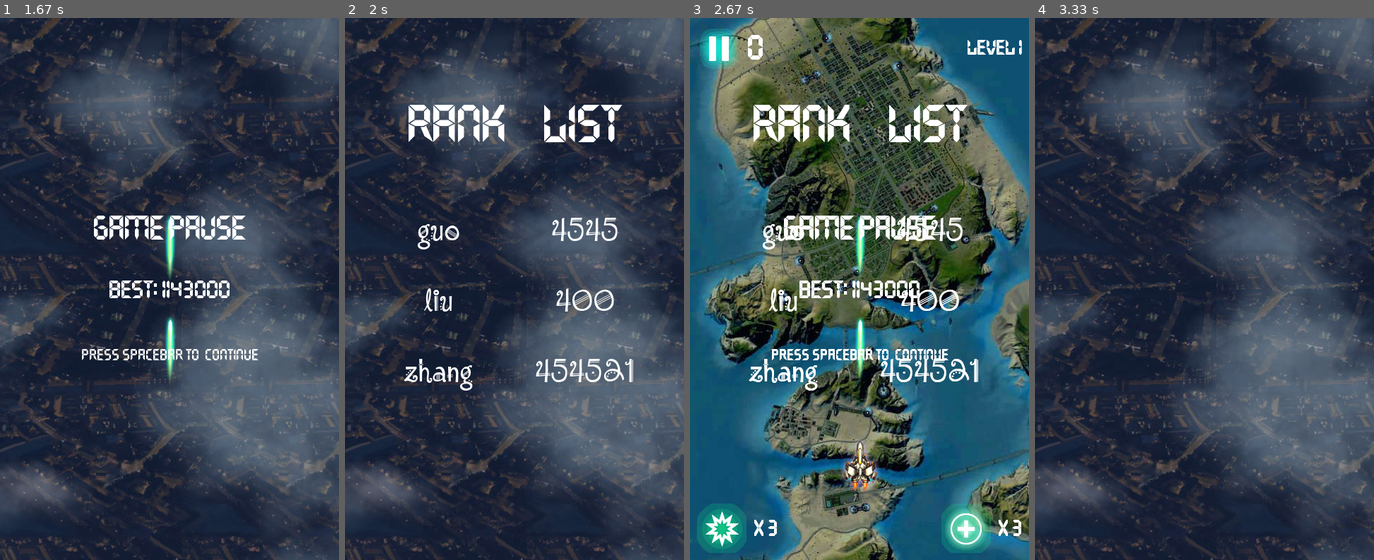
Above: before the commit, frames 1-4 (left to right).
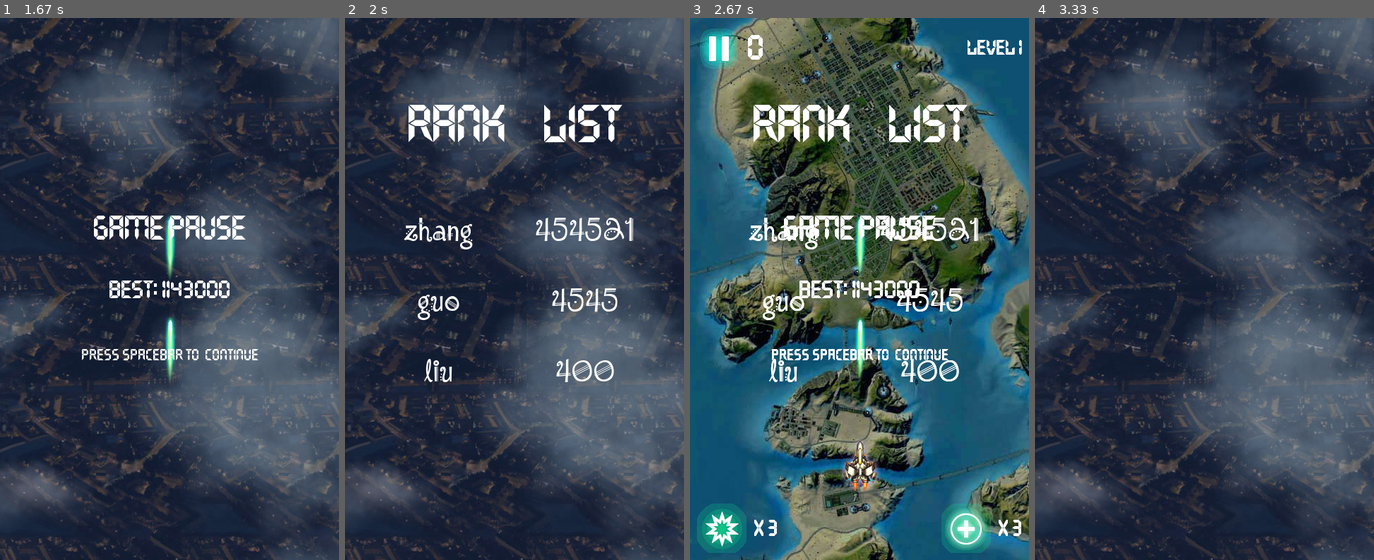
Above: after the commit, the same moments.

Repository: RookieStar6/pygame_plane
Game: pygame game, started from main.py
Same seed, same stepped clock (60 frames per second), same inputs: the game is played once before the commit and once after it.
Inputs (mouse positions are in pixels of both pictures, inside the frame that each line leads up to):
- Up to frame 1 (1.67 s): press the mouse at (169, 289) at 0.37 s; move the mouse to (166, 316) at 0.47 s; release the mouse at (166, 348) at 0.6 s; tap Space at 0.67, 1.07, 1.37 s; press the mouse at (169, 289) at 1.6 s
- Up to frame 2 (2 s): move the mouse to (514, 202) at 1.7 s; release the mouse at (514, 115) at 1.83 s; press the mouse at (514, 326) at 1.93 s
- Up to frame 3 (2.67 s): move the mouse to (879, 229) at 2.03 s; release the mouse at (903, 131) at 2.17 s; press the mouse at (859, 289) at 2.27 s; move the mouse to (808, 299) at 2.37 s; release the mouse at (757, 310) at 2.5 s; click (740, 196) at 2.62 s
- Up to frame 4 (3.33 s): press the mouse at (1204, 326) at 2.93 s; move the mouse to (1163, 364) at 3.03 s; release the mouse at (1123, 408) at 3.17 s; press the mouse at (1204, 289) at 3.27 s

Frame 1 is identical in both runs. In frame 2, 2.9% of the frame differs, in the area x 17-85%, y 36-69%; in frame 3, 2.7%; in frame 4, nothing differs.

Commit message:
排名倒序功能

Diff:
--- a/game_hud.py
+++ b/game_hud.py
@@ -109,8 +109,7 @@
             value = line.strip().split(':')
             map[value[0]] = value[1]
         fr.close()
-        list = sorted(map.items(),key=lambda x:x[0],reverse=False)
-        print(map)
+        list = sorted(map.items(), key=lambda x: x[1], reverse=True)
         print(list)
         return list
 
--- a/main.py
+++ b/main.py
@@ -81,6 +81,7 @@
         self.back_button_sprite.rect.centery, self.back_button_sprite.rect.centery = 20, 30
         self.help = Help()
         self.all_group.add(self.help)
+        self.click_flag=True
 
     def rest_game(self):
 
@@ -122,18 +123,22 @@
                         self.hud_panel = HUDpanel(self.all_group)
                         time.sleep(0.1)
                     # Initialize
-                    self.create_enemies()
-                    self.create_supply()
-                    self.all_group.remove(self.menu)
+                    if self.click_flag :
+                        print("-------",self.click_flag)
+                        self.create_enemies()
+                        self.create_supply()
+                        pygame.time.set_timer(HERO_FIRE_EVENT, 200)
+                        self.all_group.remove(self.menu)
                     # menu should be removed
                     self.all_group.remove(self.menu_record)
                     self.all_group.remove(self.menu_background)
                     self.all_group.remove(self.help)
                     self.all_group.remove(self.title)
 
-                    pygame.time.set_timer(HERO_FIRE_EVENT, 200)
+                    #pygame.time.set_timer(HERO_FIRE_EVENT, 200)
                 elif self.menu_record.rect.left < self.pos[0] < self.menu_record.rect.right and self.menu_record.rect.top < self.pos[
                     1] < self.menu_record.rect.bottom:
+                    self.click_flag=False
                     self.bg2_group.add(Background2('bg.png'))
                     self.all_group.add(self.bg2_group)
                     time.sleep(0.05)
@@ -144,6 +149,7 @@
                         i.kill()
                     self.hud_panel.delete_rankpanel(self.all_group)
                     self.all_group.remove(self.back_button_sprite)
+                    self.click_flag =True
 
             # 处理事件监听
             if self.hud_panel.lives_count == 0:
